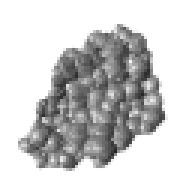
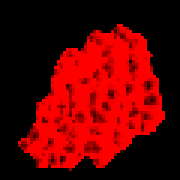
The second 180×180 image is a revision of the first. Changes to its layers:
hid "Pasted Layer #1" over [18, 24, 168, 171]
added layer "reflectionm" above "color 1" over [18, 24, 159, 171]
added layer "color 1" above "bg" over [18, 24, 165, 171]
added layer "bg" over [0, 0, 180, 180]
